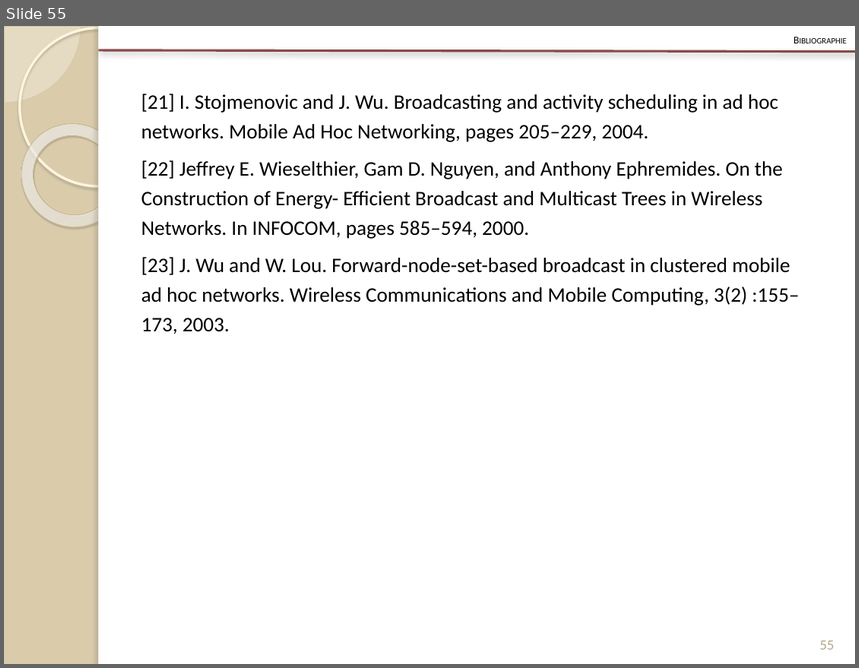
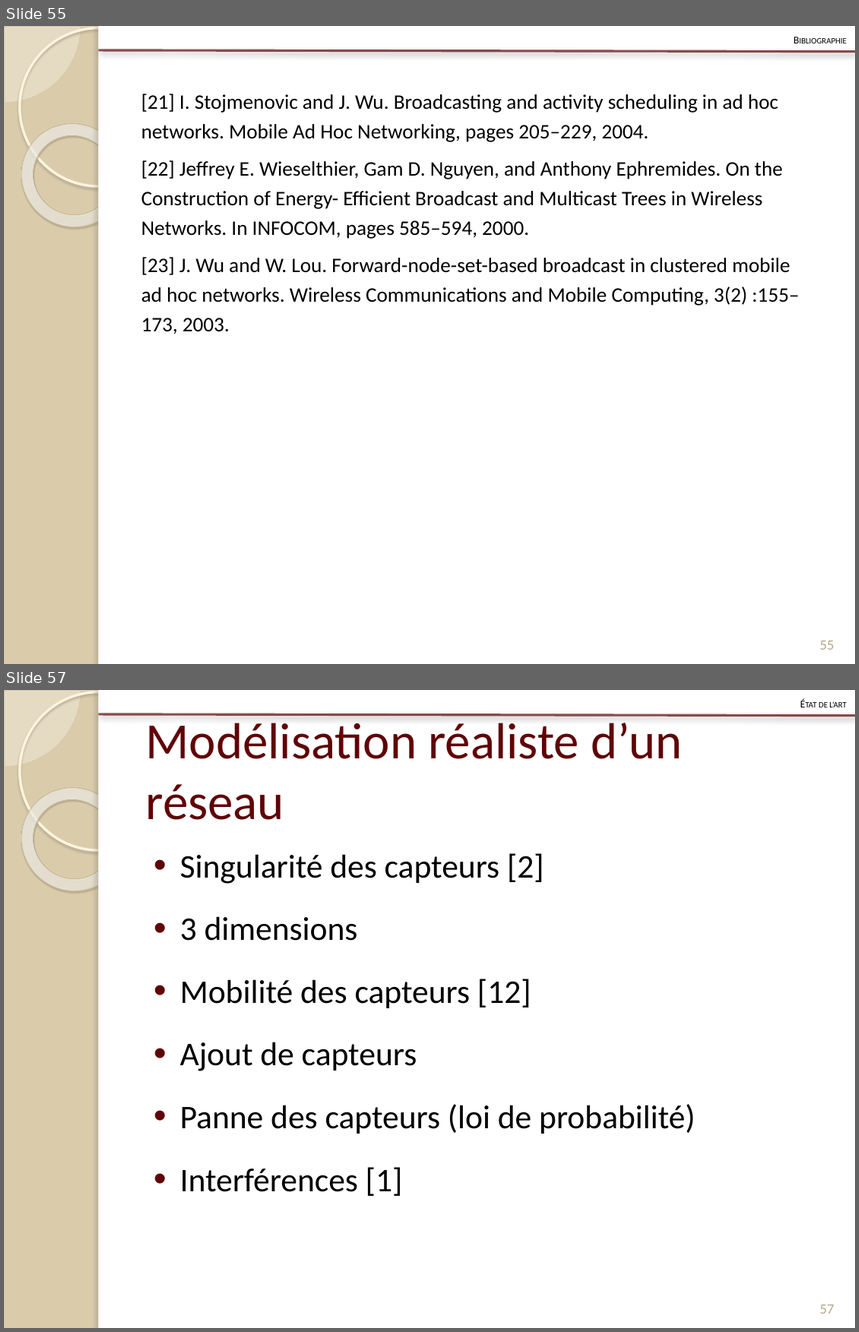
Before and after one commit to Patre/Energy-saving-in-sensors--networks, a slide deck: Redaction/Presentation/pres.pptx. Shown one above the other, each under a label of ours: slide 55 before the commit, slides 55 and 57 after it; the slides between them are not shown. The pictures are 859x668 and 859x1332 pixels, drawn with LibreOffice and Linux fonts; fonts in the diff are those of the drawing. Boxes give left, top, right and bottom in pixels: in the first picture for what was removed or moved away, otherwise in the second. Text is boxed around its words. In the diff, an @@ line names an element or a change of style, - is before the commit and + after.

```diff
--- a/Redaction/Presentation/pres.pptx
+++ b/Redaction/Presentation/pres.pptx
@@ slide 57 added at <box>4,690,855,1328</box>, background #DACCAB; not listed: 6 template elements that a slide beside it also shows @@
@@ text added at <box>819,701,846,707</box>, 8.8 pt, text #000000, small capitals @@
+État de l’art
@@ title added at <box>146,723,683,820</box>, 43 pt, text #5F0406 @@
+Modélisation réaliste d’un réseau
@@ text added at <box>180,853,696,1196</box>, 28 pt, text #000000 @@
+• Singularité des capteurs [2]
+• 3 dimensions
+• Mobilité des capteurs [12]
+• Ajout de capteurs
+• Panne des capteurs (loi de probabilité)
+• Interférences [1]
@@ page number added at <box>820,1305,835,1314</box>, 12 pt, text #B6A98A @@
+57
```
Also in this commit, not shown: 9 slides changed, 7 other slides added, 3 other files.
